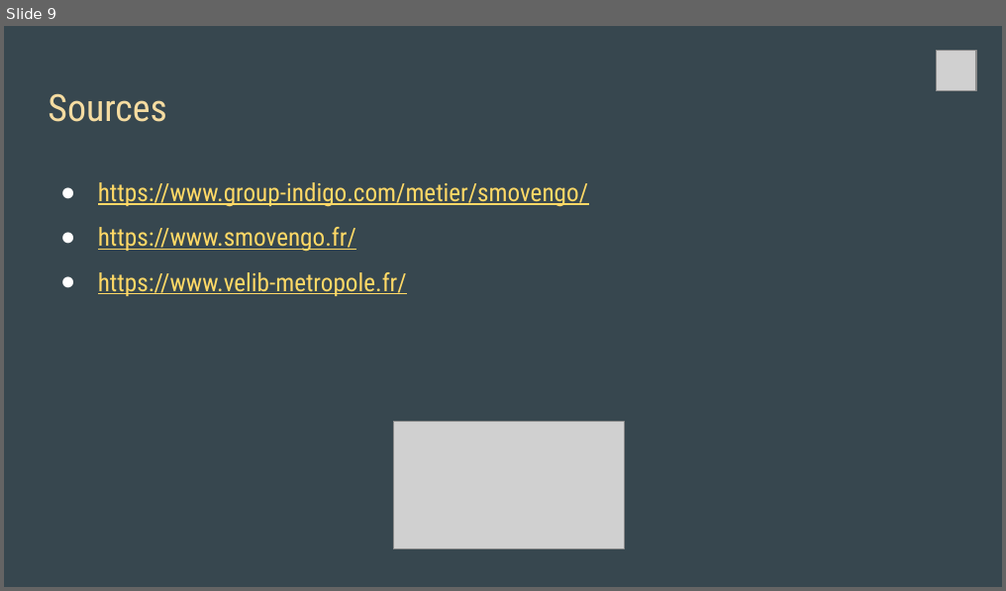
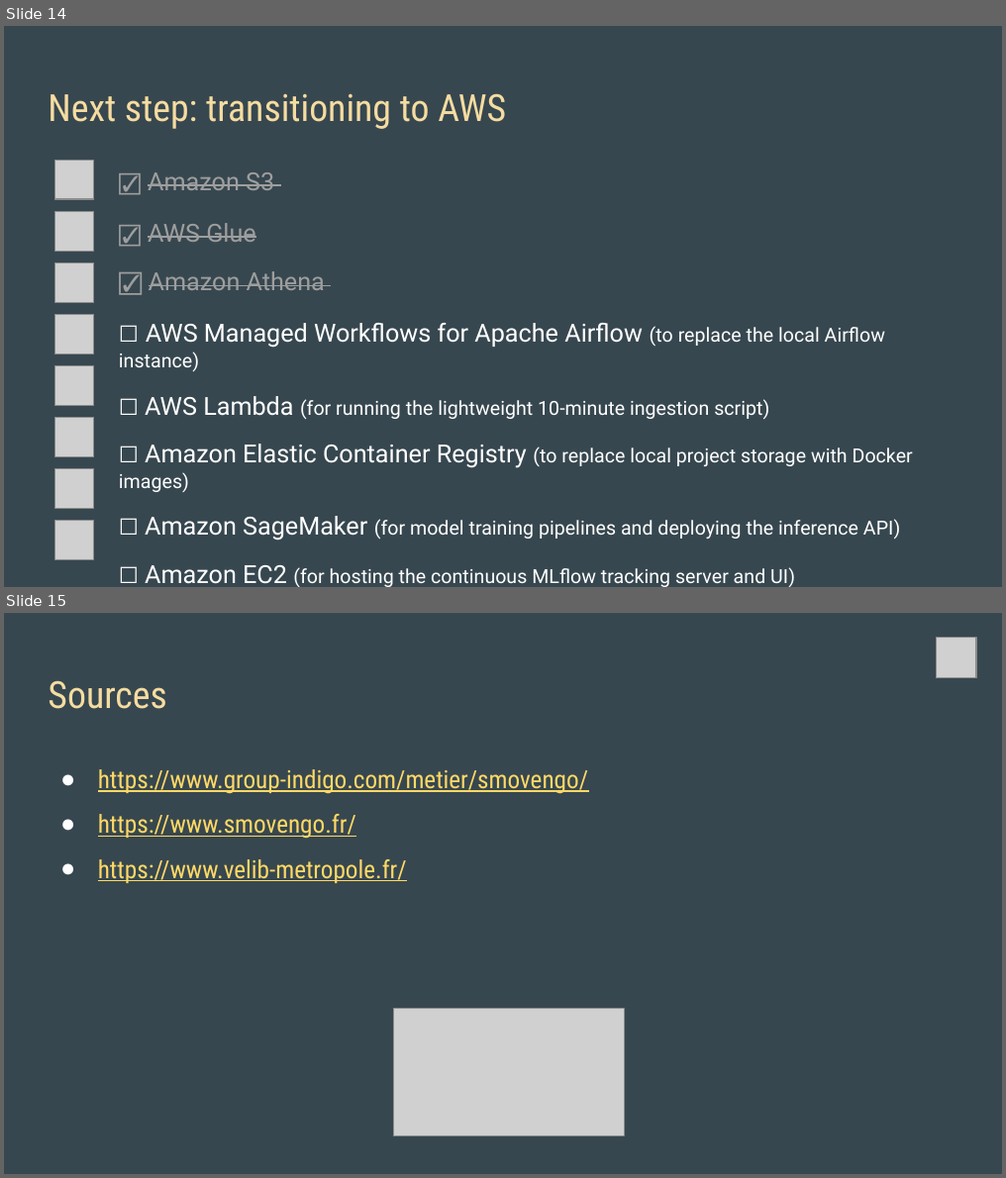
Before and after one commit to allisterk2703/velib-data-ingestion, a slide deck: docs/velops_presentation.pptx. Shown one above the other, each under a label of ours: slide 9 before the commit, slides 14 and 15 after it. The pictures are 1006x591 and 1006x1178 pixels, drawn with LibreOffice and Linux fonts; fonts in the diff are those of the drawing; grey boxes stand for pictures. Boxes give left, top, right and bottom in pixels: in the first picture for what was removed or moved away, otherwise in the second. Text is boxed around its words. In the diff, an @@ line names an element or a change of style, - is before the commit and + after.

```diff
--- a/docs/velops_presentation.pptx
+++ b/docs/velops_presentation.pptx
@@ slide 14 added at (x1=4, y1=26, x2=1002, y2=587), background #37474F @@
@@ title added at (x1=48, y1=93, x2=506, y2=129), 27 pt, text #F5DCA1 @@
+Next step: transitioning to AWS
@@ picture added at (x1=54, y1=160, x2=94, y2=198) @@
@@ text added at (x1=119, y1=173, x2=913, y2=587), 14 pt, text #FFFFFF @@
+☑ Amazon S3
+☑ AWS Glue
+☑ Amazon Athena
+☐ AWS Managed Workflows for Apache Airflow (to replace the local Airflow instance)
+☐ AWS Lambda (for running the lightweight 10-minute ingestion script)
+☐ Amazon Elastic Container Registry (to replace local project storage with Docker images)
+☐ Amazon SageMaker (for model training pipelines and deploying the inference API)
+☐ Amazon EC2 (for hosting the continuous MLflow tracking server and UI)
@@ picture added at (x1=54, y1=211, x2=94, y2=251) @@
@@ picture added at (x1=54, y1=264, x2=94, y2=302) @@
@@ picture added at (x1=54, y1=314, x2=94, y2=354) @@
@@ picture added at (x1=54, y1=367, x2=94, y2=405) @@
@@ picture added at (x1=54, y1=417, x2=94, y2=456) @@
@@ picture added at (x1=54, y1=470, x2=94, y2=508) @@
@@ picture added at (x1=54, y1=521, x2=94, y2=560) @@
@@ what was slide 9 is now slide 15 @@
```
Also in this commit, not shown: 4 slides changed, 5 other slides added, 1 other file.
